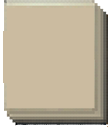
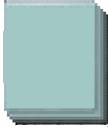
Before/after of a 108 x 128 layered artwork. What changed in the layer stack:
pixels changed over [3, 0, 108, 128] (layer not identified)
